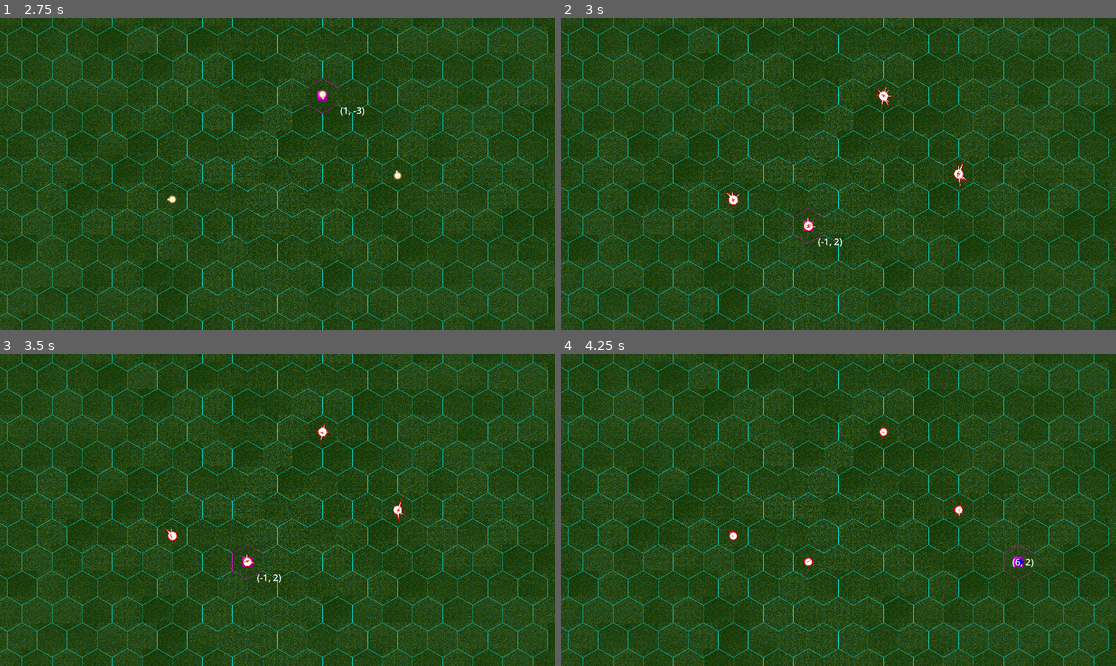
Above: before the commit, frames 1-4 (two rows, left to right).
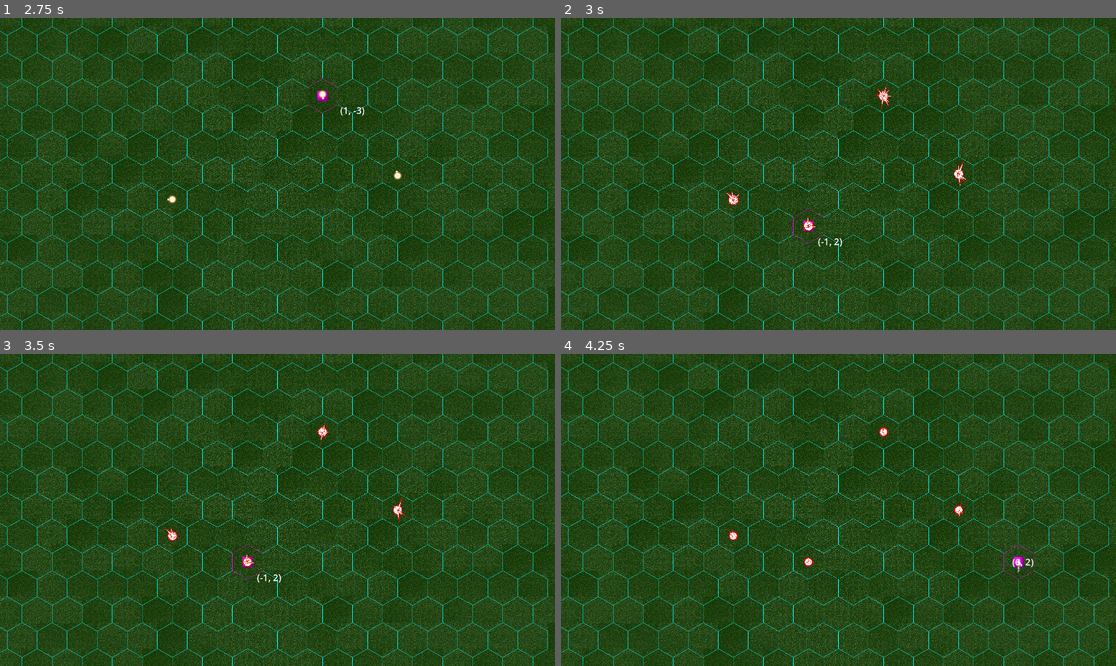
Above: after the commit, the same moments.

Repository: CUGG-2025-Puzzlers/hex-arena
Game: Godot game, scene res://scenes/arena.tscn
Two runs of this game, one before a commit and one after it. Both use one fixed random seed, a clock stepped at 60 frames per second and the inputs below. The engine's default icon, where the game draws it, is replaced by a stand-in: a white triangle on a blue panel in a dark square.
Inputs (mouse positions are in pixels of both pictures, inside the frame that each line leads up to):
- Up to frame 1 (2.75 s): tap Enter at 0.5, 2 s; move the mouse to (399, 158) at 0.52 s; press the mouse at (399, 158) at 0.53 s; tap Space (fire_magic) at 1.25, 1.35 s; move the mouse to (166, 189) at 1.27 s; release the mouse at (166, 189) at 1.28 s; click (166, 189) at 1.55 s; move the mouse to (333, 105) at 2.02 s; press the mouse at (333, 105) at 2.03 s
- Up to frame 2 (3 s): tap Space (fire_magic) at 2.75 s; move the mouse to (810, 236) at 2.77 s; release the mouse at (810, 236) at 2.78 s; tap R (turn_pure_to_heavy) at 2.85 s
- Up to frame 3 (3.5 s): click (249, 572) at 3.05 s
- Up to frame 4 (4.25 s): tap Enter at 3.5 s; move the mouse to (1005, 556) at 3.52 s; press the mouse at (1005, 556) at 3.53 s; tap E (turn_pure_to_light) at 3.6 s

Frame 1 is identical in both runs. In frame 2, less than 0.1% of the frame differs, in the area x 30-73%, y 23-69%; in frame 3, less than 0.1%; in frame 4, less than 0.1%, in the area x 30-84%, y 23-71%.

Commit message:
Light magic prototype + resetting magic paths

Diff:
--- /dev/null
+++ b/assets/textures/cloud_noise.tres
@@ -0,0 +1,16 @@
+[gd_resource type="NoiseTexture2D" format=3 uid="uid://b8gp3sb0ms3sd"]
+
+[sub_resource type="Gradient" id="Gradient_u61ea"]
+offsets = PackedFloat32Array(0, 0.17823344)
+colors = PackedColorArray(1, 1, 1, 1, 0.73, 0.73, 0.73, 0)
+
+[sub_resource type="FastNoiseLite" id="FastNoiseLite_d7hm1"]
+noise_type = 5
+frequency = 0.0921
+
+[resource]
+width = 20
+height = 20
+noise = SubResource("FastNoiseLite_d7hm1")
+color_ramp = SubResource("Gradient_u61ea")
+seamless_blend_skirt = 1.0
--- a/assets/textures/magic1.tres
+++ b/assets/textures/magic1.tres
@@ -11,9 +11,9 @@
 offset = Vector3(-420.72, -111.57, 0)
 
 [resource]
-width = 400
-height = 400
+width = 10
+height = 10
 noise = SubResource("FastNoiseLite_0f2g5")
 color_ramp = SubResource("Gradient_788o1")
 seamless = true
-seamless_blend_skirt = 1.0
+seamless_blend_skirt = 0.4
--- a/scenes/magic.tscn
+++ b/scenes/magic.tscn
@@ -5,6 +5,7 @@
 [ext_resource type="Texture2D" uid="uid://bgkrluc4yfisl" path="res://assets/textures/shield-pattern1.png" id="3_0f2g5"]
 [ext_resource type="Texture2D" uid="uid://3gwi6dh8pf74" path="res://assets/textures/shield_texture2.tres" id="3_fggut"]
 [ext_resource type="Texture2D" uid="uid://delpg5nhsxa7e" path="res://assets/textures/eye.png" id="5_87hvv"]
+[ext_resource type="Texture2D" uid="uid://b8gp3sb0ms3sd" path="res://assets/textures/cloud_noise.tres" id="6_mgv3p"]
 
 [sub_resource type="CircleShape2D" id="CircleShape2D_fggut"]
 radius = 18.0
@@ -14,6 +15,22 @@
 
 [sub_resource type="CanvasItemMaterial" id="CanvasItemMaterial_87hvv"]
 blend_mode = 1
+
+[sub_resource type="Curve" id="Curve_hug0r"]
+_limits = [0.0, 2.0, 0.0, 1.0]
+_data = [Vector2(0, 0.48612148), 0.0, 0.0, 0, 0, Vector2(1, 0), -2.7469652, 0.0, 0, 0]
+point_count = 2
+
+[sub_resource type="Gradient" id="Gradient_87hvv"]
+offsets = PackedFloat32Array(0.4392971, 0.71565497, 0.8769968, 1)
+colors = PackedColorArray(1, 1, 1, 1, 0.5999999, 0, 1, 1, 0.39069343, 0.98, 0.11760001, 1, 0.39069343, 0.98, 0.11760001, 0)
+
+[sub_resource type="CanvasItemMaterial" id="CanvasItemMaterial_hug0r"]
+
+[sub_resource type="Curve" id="Curve_mgv3p"]
+_limits = [0.0, 2.0, 0.0, 1.0]
+_data = [Vector2(0, 0.4925651), 0.0, 0.7901357, 0, 0, Vector2(0.26764706, 0.5115242), 0.0, 0.0, 0, 0, Vector2(0.6220588, 0.62750936), 0.25944108, 0.25944108, 0, 0, Vector2(1, 0.430979), 0.45105314, 0.0, 0, 0]
+point_count = 4
 
 [node name="Magic" type="Area2D" unique_id=627565832]
 script = ExtResource("1_1u1wh")
@@ -58,4 +75,53 @@
 scale = Vector2(0.2, 0.2)
 texture = ExtResource("5_87hvv")
 
+[node name="ArrowParticles" type="Node2D" parent="." unique_id=458787119]
+visible = false
+
+[node name="ArrowL" type="CPUParticles2D" parent="ArrowParticles" unique_id=543708223]
+position = Vector2(8, 0)
+scale = Vector2(0.25, 0.25)
+amount = 30
+texture = ExtResource("6_mgv3p")
+direction = Vector2(-0.94, -0.342)
+spread = 0.0
+gravity = Vector2(0, 0)
+initial_velocity_min = 100.0
+initial_velocity_max = 150.0
+scale_amount_max = 2.0
+scale_amount_curve = SubResource("Curve_hug0r")
+color_ramp = SubResource("Gradient_87hvv")
+
+[node name="ArrowR" type="CPUParticles2D" parent="ArrowParticles" unique_id=2128713303]
+position = Vector2(8, 0)
+scale = Vector2(0.25, 0.25)
+amount = 30
+texture = ExtResource("6_mgv3p")
+direction = Vector2(-0.94, 0.342)
+spread = 0.0
+gravity = Vector2(0, 0)
+initial_velocity_min = 100.0
+initial_velocity_max = 150.0
+angle_min = -180.0
+angle_max = 180.0
+scale_amount_max = 2.0
+scale_amount_curve = SubResource("Curve_hug0r")
+color_ramp = SubResource("Gradient_87hvv")
+
+[node name="ArrowH" type="CPUParticles2D" parent="ArrowParticles" unique_id=1011908754]
+material = SubResource("CanvasItemMaterial_hug0r")
+position = Vector2(8, 0)
+scale = Vector2(0.25, 0.25)
+amount = 40
+texture = ExtResource("6_mgv3p")
+direction = Vector2(-1, 0)
+spread = 0.0
+gravity = Vector2(0, 0)
+initial_velocity_min = 250.0
+initial_velocity_max = 300.0
+angle_max = 180.0
+scale_amount_max = 2.0
+scale_amount_curve = SubResource("Curve_mgv3p")
+color_ramp = SubResource("Gradient_87hvv")
+
 [connection signal="area_entered" from="." to="." method="_on_area_entered"]
--- a/scripts/magic.gd
+++ b/scripts/magic.gd
@@ -73,16 +73,23 @@
 			health = 25
 			damage = 0
 		MagicType.LIGHT:
-			modulate=Color.BLUE
+			#modulate=Color.BLUE
 			health = 50
 			damage = 50
+
+			animated_sprite.visible = false
+
+			var arrow_particles : Node2D = get_node("ArrowParticles")
+			arrow_particles.visible = true
+			arrow_particles.rotation = rolling_dir.angle()
+			#arrow_particles.scale *= 4
 		MagicType.HEAVY:
 			#modulate=Color.CRIMSON
 			health = 200
 			damage = 100
 
 			animated_sprite.visible = false
-			animated_sprite =	get_node("EyeSprite")
+			animated_sprite = get_node("EyeSprite")
 			animated_sprite.visible = true
 			animated_sprite.scale = Vector2.ONE*randf_range(0.2,0.3)
 			animated_sprite.rotation=randf()*2*PI
@@ -129,9 +136,32 @@
 			animated_children[0].position = Vector2.RIGHT.rotated(2*PI*animation_timers[0])*20
 			animated_sprite.position = Vector2.UP*sin(animation_timers[1]*2*PI)*6
 			#animated_children[1].position = Vector2.RIGHT.rotated(-2*PI*animation_timer*3)*150
+		MagicType.LIGHT:
+			#var dir = (get_global_mouse_position()-global_position).normalized()
+			var dir :Vector2 = HexCells.map_to_local(HexCells.curr_cell)-HexCells.map_to_local(last_placed_cell)
+			dir = dir.normalized()
+			if dir == Vector2.ZERO:
+				dir = Vector2.UP
+			get_node("ArrowParticles").rotation = dir.angle()
 
 	if rolling:
-		if not is_instance_valid(rolling_pathfollow):
+		if is_instance_valid(rolling_pathfollow):
+			rolling_pathfollow.progress+=roll_speed*delta
+			if state == MagicType.HEAVY:
+				rotation = 2*PI*rolling_pathfollow.progress_ratio
+			if rolling_pathfollow.progress_ratio>=1:
+
+				var trajectory = rolling_pathfollow.get_parent()
+				trajectory.global_position=global_position
+				rolling_pathfollow.progress_ratio = 0
+				"""
+				match state:
+					MagicType.HEAVY:
+						trajectory.curve = create_wiggly_path(rolling_dir, BULLET_DISTANCE*randf_range(1,2))
+					MagicType.LIGHT:
+						trajectory.curve = create_wiggly_path(rolling_dir, BULLET_DISTANCE*randf_range(0.5,1))
+				"""
+		else:
 			var trajectory : Path2D = Path2D.new()
 			match state:
 				MagicType.HEAVY:
@@ -147,14 +177,7 @@
 			get_tree().current_scene.add_child(trajectory)
 			trajectory.add_child(rolling_pathfollow)
 			reparent(rolling_pathfollow)
-		else:
-			rolling_pathfollow.progress+=roll_speed*delta
-			rotation = 2*PI*rolling_pathfollow.progress_ratio
-			if rolling_pathfollow.progress_ratio>=1:
-				var trajectory = rolling_pathfollow.get_parent()
-				reparent(trajectory.get_parent())
-				rolling_pathfollow.queue_free()
-				trajectory.queue_free()
+
 	#advance_child_pellets(delta)
 
 func instantiate_pellet(dir: Vector2) -> void:
@@ -264,6 +287,8 @@
 		var fill_prog = 0.5*(cos(2*PI*animation_timers[0])+1)
 
 		draw_circle(Vector2.ZERO, lerpf(15.5,17,fill_prog), Color.RED)
+		draw_circle(Vector2.ZERO, lerpf(12,15,fill_prog), Color.WHITE)
+
 		for i in range(len(points)):
 			var point = points[i]*0.5*(cos(2*PI*animation_timers[i+1])+1)
 			var tri = [point*2.5]
@@ -272,7 +297,7 @@
 			tri.append(point*2.5)
 			draw_polygon(tri,[Color.RED])
 
-		draw_circle(Vector2.ZERO, lerpf(12,15,fill_prog), Color.WHITE)
+
 		for i in range(len(points)):
 			var point = points[i]*0.5*(cos(2*PI*animation_timers[i+1])+1)
 			var tri = [point*lerpf(1.5,2,fill_prog)]
